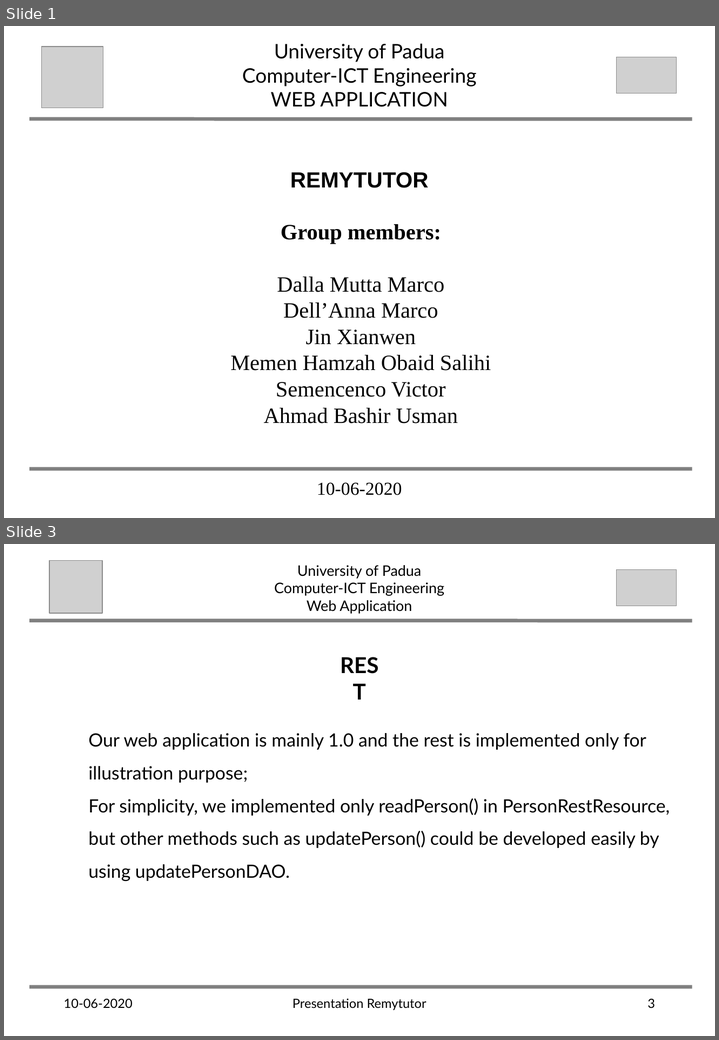
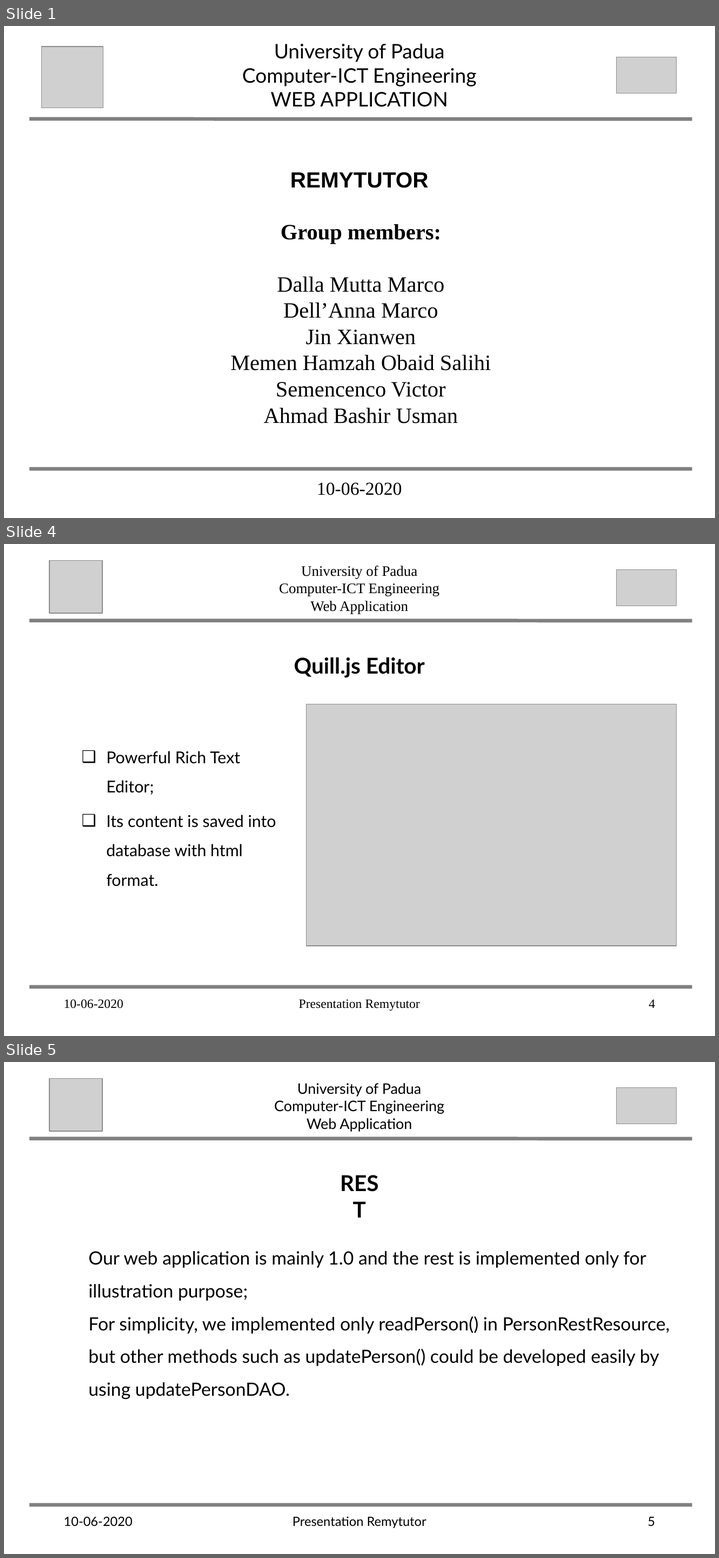
Before and after one commit to abahmadb/Web-Applications, a slide deck: HW2-RemuTutor-2019-2020 - Jin.ppt. Shown one above the other, each under a label of ours: slides 1 and 3 before the commit, slides 1, 4 and 5 after it; the slides between them are not shown. The pictures are 719x1040 and 719x1558 pixels, drawn with LibreOffice and Linux fonts; fonts in the diff are those of the drawing; grey boxes stand for pictures. Boxes give left, top, right and bottom in pixels: in the first picture for what was removed or moved away, otherwise in the second. Text is boxed around its words. In the diff, an @@ line names an element or a change of style, - is before the commit and + after.

```diff
--- a/HW2-RemuTutor-2019-2020 - Jin.ppt
+++ b/HW2-RemuTutor-2019-2020 - Jin.ppt
@@ slide 4 added at [4, 544, 715, 1036], background #FFFFFF @@
@@ picture added at [49, 560, 102, 614] @@
@@ text added at [279, 566, 439, 614], 16 pt, text #000000 @@
+University of Padua
+Computer-ICT Engineering
+Web Application
@@ picture added at [616, 569, 676, 606] @@
@@ line added from (32, 621) to (690, 621), #808080 4 pt @@
@@ text added at [294, 657, 425, 678], 24 pt, text #000000, bold @@
+Quill.js Editor
@@ picture added at [305, 704, 676, 946] @@
@@ text added at [106, 751, 276, 886], 18 pt, text #000000 @@
+  ❑ Powerful Rich Text Editor;
+  ❑ Its content is saved into database with html format.
@@ line added from (32, 986) to (690, 986), #808080 4 pt @@
@@ text added at [64, 999, 123, 1008], 14 pt, text #000000 @@
+10-06-2020
@@ text added at [299, 999, 420, 1011], 14 pt, text #000000 @@
+Presentation Remytutor
@@ page number added at [648, 999, 655, 1008], 14 pt, text #000000 @@
+4
@@ what was slide 3 is now slide 5 @@
@@ page number at [647, 1517, 655, 1526]: text changed @@
-3
+5
```
Also in this commit, not shown: 2 slides changed, 1 other slide added.
